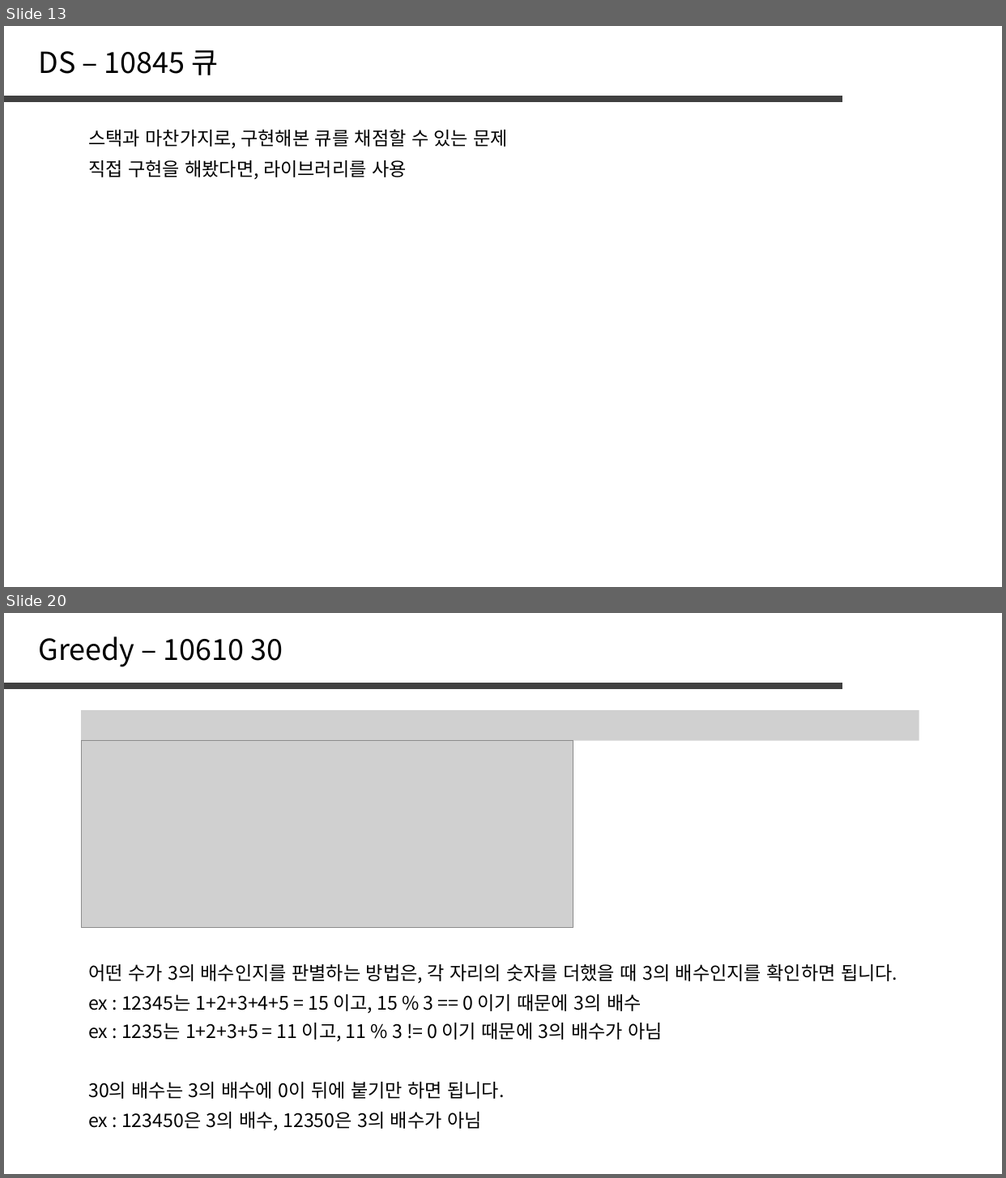
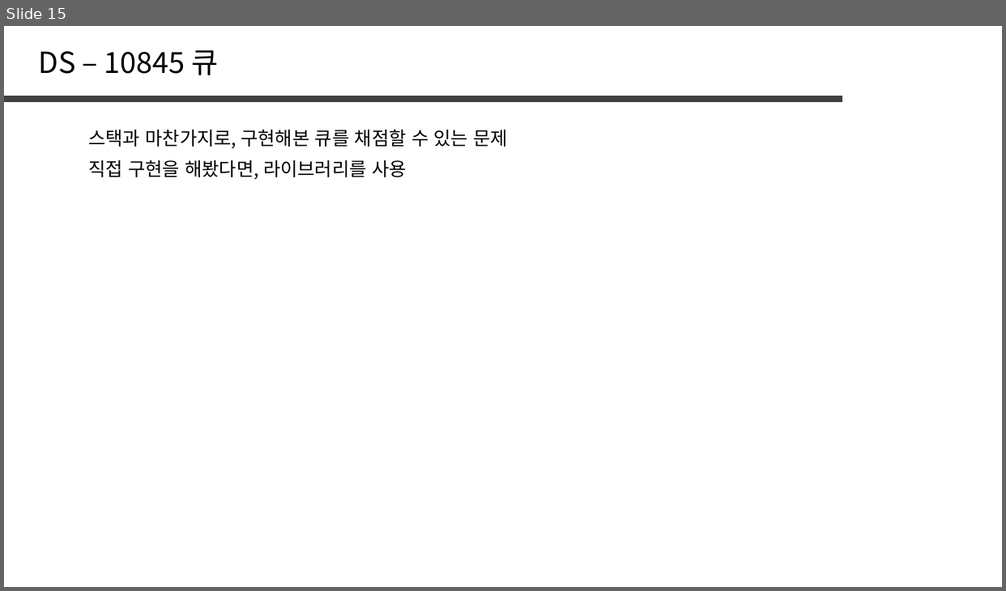
Before and after one commit to jaehoo1/PS-study, a slide deck: study/7_Stack, Queue, List.pptx. Shown one above the other, each under a label of ours: slides 13 and 20 before the commit, slide 15 after it; the slides between them are not shown. The pictures are 1006x1178 and 1006x591 pixels, drawn with LibreOffice and Linux fonts; fonts in the diff are those of the drawing; grey boxes stand for pictures. Boxes give left, top, right and bottom in pixels: in the first picture for what was removed or moved away, otherwise in the second. Text is boxed around its words. In the diff, an @@ line names an element or a change of style, - is before the commit and + after.

```diff
--- a/study/7_Stack, Queue, List.pptx
+++ b/study/7_Stack, Queue, List.pptx
@@ slide 20 removed at (x1=4, y1=613, x2=1002, y2=1174), background #FFFFFF @@
@@ text removed at (x1=39, y1=636, x2=283, y2=667) @@
-Greedy – 10610 30
@@ line removed from (4, 686) to (842, 686) @@
@@ picture removed at (x1=81, y1=710, x2=919, y2=740) @@
@@ picture removed at (x1=81, y1=741, x2=573, y2=928) @@
@@ text removed at (x1=88, y1=964, x2=897, y2=983) @@
-어떤 수가 3의 배수인지를 판별하는 방법은, 각 자리의 숫자를 더했을 때 3의 배수인지를 확인하면 됩니다.
@@ text removed at (x1=88, y1=995, x2=641, y2=1013) @@
-ex : 12345는 1+2+3+4+5 = 15 이고, 15 % 3 == 0 이기 때문에 3의 배수
@@ text removed at (x1=88, y1=1023, x2=663, y2=1041) @@
-ex : 1235는 1+2+3+5 = 11 이고, 11 % 3 != 0 이기 때문에 3의 배수가 아님
@@ text removed at (x1=88, y1=1082, x2=504, y2=1099) @@
-30의 배수는 3의 배수에 0이 뒤에 붙기만 하면 됩니다.
@@ text removed at (x1=88, y1=1112, x2=481, y2=1131) @@
-ex : 123450은 3의 배수, 12350은 3의 배수가 아님
@@ what was slide 13 is now slide 15 @@
```
Also in this commit, not shown: 1 slide changed, 4 slides added, 7 other slides removed.
